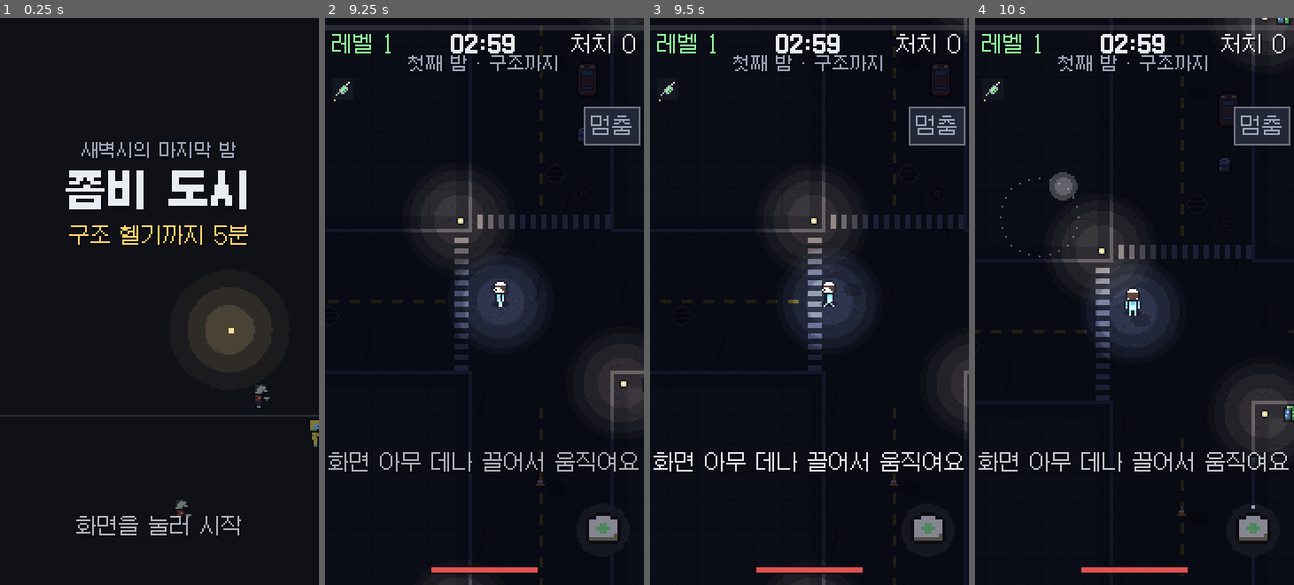
Above: before the commit, frames 1-4 (left to right).
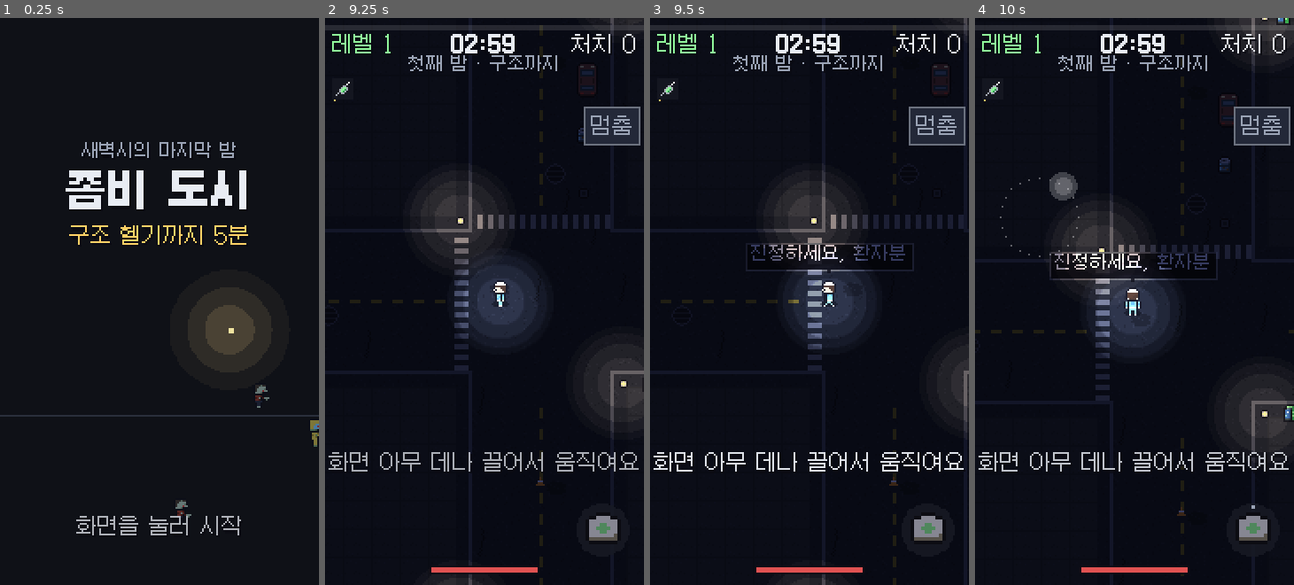
Above: after the commit, the same moments.

Repository: web-interface/zombie-city
Game: Godot game, scene res://scenes/title.tscn
Two runs of this game, one before a commit and one after it. Both use one fixed random seed, a clock stepped at 60 frames per second and the inputs below.
Inputs (mouse positions are in pixels of both pictures, inside the frame that each line leads up to):
- Up to frame 1 (0.25 s): no input
- Up to frame 2 (9.25 s): tap Enter at 0.5 s; drag from (484, 301) to (516, 176) at 0.52 s; click (379, 477) at 1.27 s; click (452, 477) at 2.02 s; click (525, 477) at 2.77 s; click (602, 477) at 3.52 s; click "출동!" at 4.25 s; click "멈춤" at 5 s; click "계속하기" at 5.75 s; drag from (602, 528) to (468, 414) at 6.52 s; move the mouse to (516, 176) at 7.27 s; hold Right (ui_right) 7.28-8 s; hold Space 7.28-8 s; drag from (468, 414) to (388, 216) at 8.02 s; move the mouse to (580, 386) at 8.77 s; hold Left (ui_left) from 8.78 s (still down); hold Space from 8.78 s (still down)
- Up to frame 3 (9.5 s): keep holding Left (ui_left); keep holding Space
- Up to frame 4 (10 s): release Left (ui_left) at 9.5 s; release Space at 9.5 s; drag from (1038, 216) to (1086, 159) at 9.52 s

Frames 1-2 are identical in both runs. In frame 3, 0.9% of the frame differs, in the area x 30-83%, y 39-45%; in frame 4, 1.2%, in the area x 23-77%, y 41-47%.

Commit message:
생존자 한마디(말풍선, 생존자마다 다른 말투 — 판 시작·다음 밤·보스·분노·처치·전직·체력 바닥·상자), 입력 읽기를 run_input.gd 로, 보스 체력 줄 위치(무기 칸 아래·멈춤 버튼 피함), 봇 캡처 시각 3분 밤에 맞춤
Co-Authored-By: Claude Opus 5.5 <noreply@anthropic.com>

Diff:
--- /dev/null
+++ b/data/survivor_lines.json
@@ -0,0 +1,228 @@
+{
+  "_설명": {
+    "파일": "data/survivor_lines.json",
+    "하는 일": "생존자마다 다른 말투의 한마디 — 판 시작·다음 밤·보스 등장·분노·처치·전직·체력 바닥·보물 상자 때 머리 위 말풍선으로 뜬다. 180점 화면이라 한 줄 12자 안팎.",
+    "쓰는 곳": "scripts/run/survivor_chatter.gd 가 읽는다 (scripts/world/speech_bubble.gd 가 그림).",
+    "근거 문서": "14 §4 중독 설계(사용자 '개성 넘치게'), 04 §2 생존자 이야기, 06 AI 티 안 나게(동네 말투)"
+  },
+  "police": {
+    "start": [
+      "본서 응답 바람…",
+      "신입이라고 봐주진 않겠지",
+      "무전기 배터리 반 남음"
+    ],
+    "night_start": [
+      "또 밤이야? 근무 연장이네",
+      "초과 근무 수당 받을 거예요",
+      "본서! 아직 살아 있습니다"
+    ],
+    "boss": [
+      "저건 지원 요청해야 돼",
+      "멈춰! …안 멈추겠지",
+      "공무 집행 방해 맞죠?"
+    ],
+    "boss_rage": [
+      "화났다, 화났어!",
+      "체포는 무슨, 도망쳐!"
+    ],
+    "boss_down": [
+      "상황 종료!",
+      "보고서 쓸 게 늘었네"
+    ],
+    "promoted": [
+      "진급인가요 이거?",
+      "교육 때 배운 대로!"
+    ],
+    "low_health": [
+      "피, 피가 너무 나요",
+      "지원… 지원 바람…",
+      "아직 수습 기간인데…"
+    ],
+    "chest": [
+      "증거물 확보!",
+      "이거 압수합니다"
+    ]
+  },
+  "firefighter": {
+    "start": [
+      "불보단 쉽겠지",
+      "출동한다!",
+      "다들 물러서"
+    ],
+    "night_start": [
+      "숨 한 번 고르고",
+      "현장 재진입한다",
+      "밤샘은 익숙해"
+    ],
+    "boss": [
+      "저건 덩치가 좀 되네",
+      "구조 대상 아님 확인",
+      "도끼 날 섰다"
+    ],
+    "boss_rage": [
+      "열 받았구만",
+      "불길보다 뜨겁네"
+    ],
+    "boss_down": [
+      "진압 완료",
+      "다음 현장!"
+    ],
+    "promoted": [
+      "장비 바꿔 왔다",
+      "몸이 기억하네"
+    ],
+    "low_health": [
+      "산소통이 비어 간다",
+      "아직 안 쓰러져",
+      "버틴다, 버텨"
+    ],
+    "chest": [
+      "구조 장비다!",
+      "이거 쓸 만하겠는데"
+    ]
+  },
+  "courier": {
+    "start": [
+      "새벽 배송 출발!",
+      "오늘 물량 왜 이래",
+      "이 골목 지름길 있어요"
+    ],
+    "night_start": [
+      "다음 집 배송 갑니다",
+      "야간 할증 붙여 줘요",
+      "배송 지연 죄송합니다"
+    ],
+    "boss": [
+      "저 집은 반송이요",
+      "수령인 부재… 아니네",
+      "저건 대형 화물인데"
+    ],
+    "boss_rage": [
+      "클레임 들어왔다!",
+      "고객님 진정하세요!"
+    ],
+    "boss_down": [
+      "배송 완료!",
+      "서명은 생략할게요"
+    ],
+    "promoted": [
+      "직급 올랐다!",
+      "이제 프리미엄 배송"
+    ],
+    "low_health": [
+      "산재 처리 되나요…",
+      "오늘은 조퇴할게요",
+      "다리가 안 움직여…"
+    ],
+    "chest": [
+      "택배 왔어요!",
+      "이건 제 앞으로 온 거"
+    ]
+  },
+  "nurse": {
+    "start": [
+      "진정하세요, 환자분",
+      "야간 근무 또야…",
+      "소독부터 할게요"
+    ],
+    "night_start": [
+      "다음 환자 받을게요",
+      "교대는 언제 와요?",
+      "커피 한 잔만…"
+    ],
+    "boss": [
+      "저건 중환자예요!",
+      "응급 코드 발령!",
+      "주사 큰 걸로 준비"
+    ],
+    "boss_rage": [
+      "진정제 더 줘요!",
+      "보호자분 물러서요!"
+    ],
+    "boss_down": [
+      "처치 끝났습니다",
+      "차트 정리할게요"
+    ],
+    "promoted": [
+      "수간호사 된 기분",
+      "실습 때보다 낫네"
+    ],
+    "low_health": [
+      "지혈부터…",
+      "제가 환자가 되겠네",
+      "아직 근무 중이에요"
+    ],
+    "chest": [
+      "약품 상자다!",
+      "재고 확보했어요"
+    ]
+  },
+  "batter": {
+    "start": [
+      "4번 타자 나갑니다",
+      "오늘은 손맛 좋다"
+    ],
+    "night_start": [
+      "연장전 들어갑니다",
+      "아직 9회 아니에요"
+    ],
+    "boss": [
+      "저건 직구 아니다",
+      "타임! …안 되겠지"
+    ],
+    "boss_rage": [
+      "빈볼 던지네!",
+      "벤치 클리어링이다"
+    ],
+    "boss_down": [
+      "장외 홈런!",
+      "게임 셋!"
+    ],
+    "promoted": [
+      "주전 확정!",
+      "스카우트 오겠네"
+    ],
+    "low_health": [
+      "교체해 주세요…",
+      "어깨가 나갔어…"
+    ],
+    "chest": [
+      "홈런 볼이다!",
+      "사인 공이다"
+    ]
+  },
+  "hunter": {
+    "start": [
+      "산보다 시끄럽네",
+      "바람 방향 좋고"
+    ],
+    "night_start": [
+      "밤사냥 나간다",
+      "발자국이 많아졌어"
+    ],
+    "boss": [
+      "멧돼지보다 크다",
+      "급소만 노린다"
+    ],
+    "boss_rage": [
+      "상처 입은 짐승이 제일 위험해",
+      "물러서지 마"
+    ],
+    "boss_down": [
+      "한 발이면 충분",
+      "잡았다"
+    ],
+    "promoted": [
+      "감이 돌아왔어",
+      "사냥 시작이다"
+    ],
+    "low_health": [
+      "피 냄새 맡았나…",
+      "덫에 걸린 건 나네"
+    ],
+    "chest": [
+      "사냥감 대신 보물",
+      "이건 챙겨 간다"
+    ]
+  }
+}
--- a/scenes/run.tscn
+++ b/scenes/run.tscn
@@ -26,6 +26,7 @@
 [ext_resource type="Script" path="res://scripts/world/hazards.gd" id="24"]
 [ext_resource type="Script" path="res://scripts/systems/horde_events.gd" id="25"]
 [ext_resource type="Script" path="res://scripts/world/pickups.gd" id="26"]
+[ext_resource type="Script" path="res://scripts/world/speech_bubble.gd" id="27"]
 
 [node name="Run" type="Node2D"]
 editor_description = "[파일] scenes/run.tscn
@@ -87,6 +88,9 @@
 [node name="Lighting" type="Node2D" parent="World"]
 script = ExtResource("13")
 
+[node name="SpeechBubble" type="Node2D" parent="World"]
+script = ExtResource("27")
+
 [node name="Systems" type="Node" parent="."]
 
 [node name="SkillRunner" type="Node" parent="Systems"]
--- a/scripts/autoload/game_data.gd
+++ b/scripts/autoload/game_data.gd
@@ -7,7 +7,7 @@
 const DATA_FOLDER := "res://data/"
 const TABLE_NAMES: Array[String] = [
 	"survivors", "skills", "promotions", "weapons", "gear", "zombies", "spawn_curve", "run_rules",
-	"flavor_texts", "city_decor",
+	"flavor_texts", "city_decor", "survivor_lines",
 ]
 
 var _tables: Dictionary = {}
--- a/scripts/run/run.gd
+++ b/scripts/run/run.gd
@@ -14,7 +14,8 @@
 var _time_effects := TimeEffects.new()
 var _night_flow := NightFlow.new()
 var _rewards := RunRewards.new()
-var _autoplay: Node = null
+var _input := RunInput.new()
+var _chatter := SurvivorChatter.new()
 
 @onready var _survivor: Survivor = $World/Survivor
 @onready var _horde: ZombieHorde = $World/ZombieHorde
@@ -54,10 +55,13 @@
 	_connect_signals()
 	SoundPlayer.start_run_music()
 	_hud.start_first_run_hints(_skill_runner)
+	var autoplay: Node = null
 	if SceneRouter.is_autoplay():
-		_autoplay = preload("res://tools/autoplay.gd").new()
-		add_child(_autoplay)
-		_autoplay.setup(context, _hud, _level_up, _promotion, _skill_runner, _extraction)
+		autoplay = preload("res://tools/autoplay.gd").new()
+		add_child(autoplay)
+		autoplay.setup(context, _hud, _level_up, _promotion, _skill_runner, _extraction)
+	_input.setup(_hud, autoplay)
+	_chatter.setup(context, $World/SpeechBubble, {"boss_director": _boss_director, "promotion": _promotion, "hud": _hud})
 
 
 func _build_context() -> void:
@@ -126,9 +130,9 @@
 		return
 	context.elapsed_seconds += delta
 	context.run_seconds += delta
-	_survivor.move_step(delta, _read_move_input())                                   # 1·2 입력 → 생존자
+	_survivor.move_step(delta, _input.move_direction())                               # 1·2 입력 → 생존자
 	_survivor.position = context.props.push_out(_survivor.position, 4.0)
-	if _wants_skill():
+	if _input.wants_skill():
 		_skill_runner.try_use()
 	_skill_runner.update(delta)
 	_spawner.update(delta)                                                            # 3 좀비 나오기·이벤트
@@ -146,26 +150,10 @@
 	_open_choice_panels_if_due()
 	context.lighting.update(delta)                                                    # 10 빛·그리기
 	_combo.update(delta)
+	_chatter.update(delta)
 	_update_view(delta)
 	_recorder.sample(_horde.alive_count())
 	_update_music_danger()
-
-
-func _read_move_input() -> Vector2:
-	if _autoplay != null:
-		return _autoplay.move_direction()
-	var keyboard := Input.get_vector("ui_left", "ui_right", "ui_up", "ui_down")
-	var wasd := Vector2(
-		float(Input.is_key_pressed(KEY_D)) - float(Input.is_key_pressed(KEY_A)),
-		float(Input.is_key_pressed(KEY_S)) - float(Input.is_key_pressed(KEY_W)))
-	var keys := (keyboard + wasd).limit_length(1.0)
-	return keys if keys.length() > 0.0 else _hud.joystick_direction()
-
-
-func _wants_skill() -> bool:
-	if _autoplay != null:
-		return _autoplay.wants_skill()
-	return Input.is_key_pressed(KEY_SPACE) or _hud.consume_skill_press()
 
 
 ## 전직 → 보물 상자 → 레벨 업 카드 차례. 헬기 버티기 중이나 보스 공격 중엔 미룬다 (흐름 끊지 않게 — 문서 13).
--- /dev/null
+++ b/scripts/run/run_input.gd
@@ -0,0 +1,31 @@
+## [파일] scripts/run/run_input.gd
+## [하는 일] 한 판의 입력 읽기: 이동 방향(키보드 방향키·WASD 가 먼저, 없으면 화면 조이스틱)과 스킬 누름(스페이스 또는 스킬 버튼). 자동 플레이 시험이면 봇에게 묻는다.
+## [쓰는 곳] scripts/run/run.gd 가 만들어 매 프레임 move_direction()·wants_skill() 을 부른다.
+## [근거 문서] 02 §2 조작, 12 §4 자동 플레이 봇
+class_name RunInput
+extends RefCounted
+
+var _hud: Hud
+var _autoplay: Node = null
+
+
+func setup(hud: Hud, autoplay: Node) -> void:
+	_hud = hud
+	_autoplay = autoplay
+
+
+func move_direction() -> Vector2:
+	if _autoplay != null:
+		return _autoplay.move_direction()
+	var keyboard := Input.get_vector("ui_left", "ui_right", "ui_up", "ui_down")
+	var wasd := Vector2(
+		float(Input.is_key_pressed(KEY_D)) - float(Input.is_key_pressed(KEY_A)),
+		float(Input.is_key_pressed(KEY_S)) - float(Input.is_key_pressed(KEY_W)))
+	var keys := (keyboard + wasd).limit_length(1.0)
+	return keys if keys.length() > 0.0 else _hud.joystick_direction()
+
+
+func wants_skill() -> bool:
+	if _autoplay != null:
+		return _autoplay.wants_skill()
+	return Input.is_key_pressed(KEY_SPACE) or _hud.consume_skill_press()
--- /dev/null
+++ b/scripts/run/survivor_chatter.gd
@@ -0,0 +1,66 @@
+## [파일] scripts/run/survivor_chatter.gd
+## [하는 일] 생존자마다 다른 말투의 한마디(data/survivor_lines.json): 판 시작·다음 밤·보스 등장·보스 분노·보스 처치·전직·체력이 바닥일 때·보물 상자. 너무 자주 떠들지 않게 사이를 두고(체력 위험은 예외), 같은 말이 연달아 나오지 않게 고른다.
+## [쓰는 곳] scripts/run/run.gd 가 만들어 setup() 으로 신호를 잇고 매 프레임 update() 를 부른다. 말풍선은 scripts/world/speech_bubble.gd.
+## [근거 문서] 14 §4 중독 설계(사용자 "개성 넘치게"), 04 §2 생존자 이야기, 06 AI 티 안 나게(동네 말투)
+class_name SurvivorChatter
+extends RefCounted
+
+const MIN_GAP_SECONDS := 6.0
+const START_DELAY_SECONDS := 1.2
+const LOW_HEALTH_RATIO := 0.3
+
+var _context: RunContext
+var _bubble: SpeechBubble
+var _lines: Dictionary = {}
+var _seconds_since_line: float = 0.0
+var _start_said: bool = false
+var _was_low_health: bool = false
+var _last_line: String = ""
+
+
+## parts = {"boss_director": BossDirector, "promotion": Promotion, "hud": Hud}
+func setup(context: RunContext, bubble: SpeechBubble, parts: Dictionary) -> void:
+	_context = context
+	_bubble = bubble
+	_bubble.setup(context.survivor)
+	_lines = GameData.table("survivor_lines").get(context.survivor.survivor_id, {})
+	var bosses: BossDirector = parts["boss_director"]
+	bosses.boss_appeared.connect(func(_text: String) -> void: _say("boss", true))
+	bosses.boss_enraged.connect(func(_text: String) -> void: _say("boss_rage", true))
+	bosses.boss_defeated.connect(func(_seconds: float, _name: String) -> void: _say("boss_down", false))
+	(parts["promotion"] as Promotion).promoted.connect(func(_branch: String, _stage: int) -> void: _say("promoted", true))
+	(parts["hud"] as Hud).next_night_requested.connect(func() -> void: _say("night_start", true))
+	context.pickups.picked.connect(_on_picked)
+	context.survivor.damaged.connect(_on_damaged)
+
+
+func update(delta: float) -> void:
+	_seconds_since_line += delta
+	if not _start_said and _context.run_seconds >= START_DELAY_SECONDS:
+		_start_said = true
+		_say("start", true)
+
+
+func _on_picked(kind: String, _at_position: Vector2) -> void:
+	if kind == "chest":
+		_say("chest", false)
+
+
+func _on_damaged(_amount: float) -> void:
+	var is_low := _context.survivor.health_ratio() < LOW_HEALTH_RATIO
+	if is_low and not _was_low_health:
+		_say("low_health", true)
+	_was_low_health = is_low
+
+
+## is_important 이면 사이를 두지 않고 바로 (보스·체력 위험처럼 꼭 반응할 때)
+func _say(moment: String, is_important: bool) -> void:
+	var choices: Array = _lines.get(moment, [])
+	if choices.is_empty() or (not is_important and _seconds_since_line < MIN_GAP_SECONDS):
+		return
+	var line := String(choices.pick_random())
+	if line == _last_line and choices.size() > 1:
+		line = String(choices[(choices.find(line) + 1) % choices.size()])
+	_last_line = line
+	_seconds_since_line = 0.0
+	_bubble.say(line)
--- a/scripts/ui/boss_health_bar.gd
+++ b/scripts/ui/boss_health_bar.gd
@@ -5,7 +5,8 @@
 class_name BossHealthBar
 extends Control
 
-const TOP := 46.0
+const TOP := 60.0                 # 무기 칸(아래 끝 46) 밑
+const RIGHT_MARGIN := 40.0        # 오른쪽 '멈춤' 버튼을 피함
 const BAR_HEIGHT := 4.0
 const SIDE_MARGIN := 8.0
 const TRAIL_FOLLOW_SPEED := 0.6   # 흰 줄이 따라 내려오는 빠르기 (초당 체력 비율)
@@ -20,7 +21,7 @@
 func watch(director: BossDirector) -> void:
 	_director = director
 	set_anchors_and_offsets_preset(Control.PRESET_TOP_WIDE)
-	offset_bottom = TOP + 16.0
+	offset_bottom = TOP + 10.0
 	mouse_filter = Control.MOUSE_FILTER_IGNORE
 
 
@@ -45,7 +46,7 @@
 	if _last_boss == null or _last_boss.is_dead:
 		return
 	var is_raging := bool(_last_boss.boss_state.get("is_raging", false))
-	var width := size.x - SIDE_MARGIN * 2.0
+	var width := size.x - SIDE_MARGIN - RIGHT_MARGIN
 	var name_text := String(_last_boss.info["name"])
 	var others := _director.alive_boss_count() - 1
 	if others > 0:
--- /dev/null
+++ b/scripts/world/speech_bubble.gd
@@ -0,0 +1,47 @@
+## [파일] scripts/world/speech_bubble.gd
+## [하는 일] 생존자 머리 위 말풍선: 짧은 한마디를 어두운 칸에 작은 픽셀 글씨로 띄우고, 생존자를 따라다니다 잠깐 뒤 흐려지며 사라진다.
+## [쓰는 곳] scenes/run.tscn 의 World/SpeechBubble. scripts/run/survivor_chatter.gd 가 say() 를 부른다.
+## [근거 문서] 14 §4 중독 설계(사용자 "개성 넘치게"), 06 AI 티 안 나게(동네 말투)
+class_name SpeechBubble
+extends Node2D
+
+const SHOW_SECONDS := 2.2
+const FADE_SECONDS := 0.4
+const HEAD_OFFSET := Vector2(0, -20)
+const PADDING := Vector2(3, 2)
+
+var _target: Node2D
+var _text: String = ""
+var _time_left: float = 0.0
+
+
+func setup(target: Node2D) -> void:
+	_target = target
+	z_index = 30   # 좀비·효과 위에
+
+
+func say(text: String) -> void:
+	_text = text
+	_time_left = SHOW_SECONDS
+	queue_redraw()
+
+
+func _process(delta: float) -> void:
+	if _time_left <= 0.0 or _target == null:
+		return
+	_time_left -= delta
+	position = (_target.position + HEAD_OFFSET).round()
+	queue_redraw()
+
+
+func _draw() -> void:
+	if _time_left <= 0.0 or _text.is_empty():
+		return
+	var alpha := clampf(_time_left / FADE_SECONDS, 0.0, 1.0)
+	var font := PixelUi.FONT_SMALL
+	var text_size := font.get_string_size(_text, HORIZONTAL_ALIGNMENT_LEFT, -1, PixelUi.SIZE_SMALL)
+	var box := Rect2(Vector2(-text_size.x * 0.5, -text_size.y) - PADDING, text_size + PADDING * 2.0)
+	draw_rect(box, Color(0.06, 0.06, 0.09, 0.85 * alpha))
+	draw_rect(box, Color(1, 1, 1, 0.35 * alpha), false, 1.0)
+	draw_rect(Rect2(Vector2(-1, box.end.y), Vector2(2, 2)), Color(0.06, 0.06, 0.09, 0.85 * alpha))   # 말풍선 꼬리
+	draw_string(font, Vector2(-text_size.x * 0.5, -3.0), _text, HORIZONTAL_ALIGNMENT_LEFT, -1, PixelUi.SIZE_SMALL, Color(PixelUi.INK, alpha))
--- a/tools/autoplay.gd
+++ b/tools/autoplay.gd
@@ -14,7 +14,7 @@
 const ZONE_SLOW_DOWN_DISTANCE := 30.0 # 기다리는 자리에 이만큼 가까워지면 끌림을 줄여 좀비 피하기가 이기게
 const BOSS_ENGAGE_DISTANCE := 75.0    # 원거리 무기는 보스와 이 거리 안을 지킨다 (네일건 사거리 100 보다 안쪽)
 const NORMAL_REACTION_SECONDS := 0.15 # 보통은 방향을 0.15초마다 다시 정한다 (매 프레임 완벽하게 피하는 건 사람 같지 않음)
-const CAPTURE_SECONDS: Array[float] = [4.0, 45.0, 95.0, 150.0, 215.0, 268.0, 302.0]
+const CAPTURE_SECONDS: Array[float] = [4.0, 30.0, 50.0, 75.0, 100.0, 125.0, 150.0, 182.0]   # 한 밤 3분 안 (보스·포위·떼 돌진·착륙)
 
 var skill_level: String = "보통"
 var _context: RunContext
@@ -284,7 +284,7 @@
 func _capture_if_due() -> void:
 	for second: float in CAPTURE_SECONDS:
 		if _context.elapsed_seconds >= second:
-			_capture_once("t%03d" % int(second))
+			_capture_once("n%d_t%03d" % [_context.night_cycle.night, int(second)])
 
 
 func _capture_once(capture_name: String) -> void:
Not shown: 1 places in scenes/run.tscn that only renumber resources
Not shown, added: scripts/run/run_input.gd.uid
Not shown, added: scripts/run/survivor_chatter.gd.uid
Not shown, added: scripts/world/speech_bubble.gd.uid
